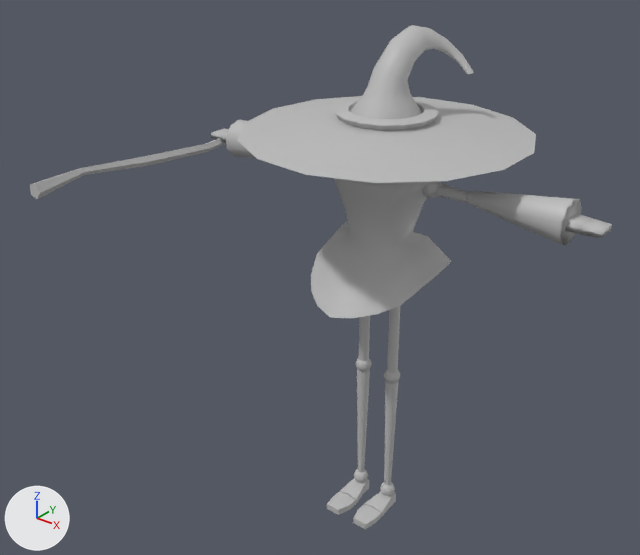
The FBX model Project/Assets/Character/Rig/wizard_rig.fbx, before and after one commit.
Rendered twice from a 50 mm lens placed at (7.52, -11.01, 10.48), pointed at (-0.9, -0.49, 3.95). The lights are fixed; the arrows at lower left show +X, +Y and +Z. Where no turn or scale is listed for an object, it has been applied to the vertices.
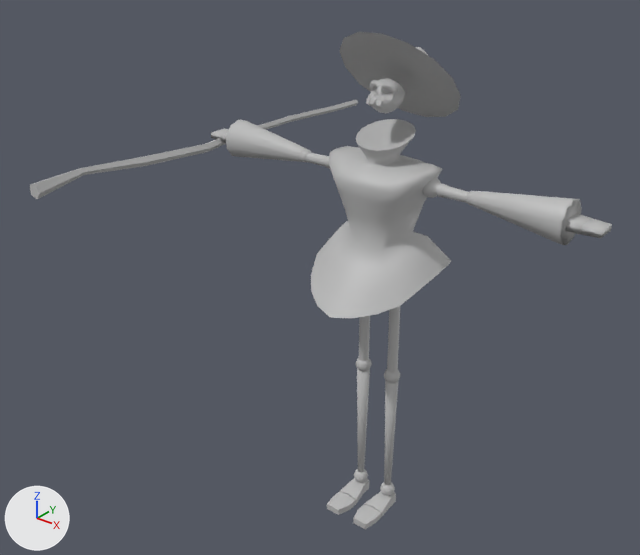
The change in detail:
Mesh me_mesh_019_1 is new.
It has 242 vertices, 255 faces and spans x -1.02..1.01, y 1.67..3.14, z 1.36..2.88.
It uses material mat_lambert2 (grey #bcbcbc).
Mesh me_mesh_018_1 is new.
It has 186 vertices, 356 faces and spans x -0.245..0.23, y 3.843..4.506, z 5.393..5.908.
It uses material mat_lambert2 (grey #bcbcbc).
Object 'pCylinder13' (ob_pcylinder13) is deleted.
Object 'pCylinder16' (ob_pcylinder16) is new; it shows me_mesh_019_1.
Its location is (0.0, -2.04, 5.21).
Object 'polySurface20' (ob_polysurface20) is new; it shows me_mesh_018_1.
Its location is (0.0, -4.22, 1.45).

What differs and where, as boxes [x1, y1, x2, y2] in the pictures (640 x 555 px):
'pCylinder13', deleted
    before: [237, 25, 536, 183]
'pCylinder16', added
    after: [339, 32, 461, 117]
'polySurface20', added
    after: [366, 78, 405, 113]
'polySurface12', unchanged, uncovered by the edit
    before: [226, 119, 256, 158]
    after: [226, 119, 311, 162]
